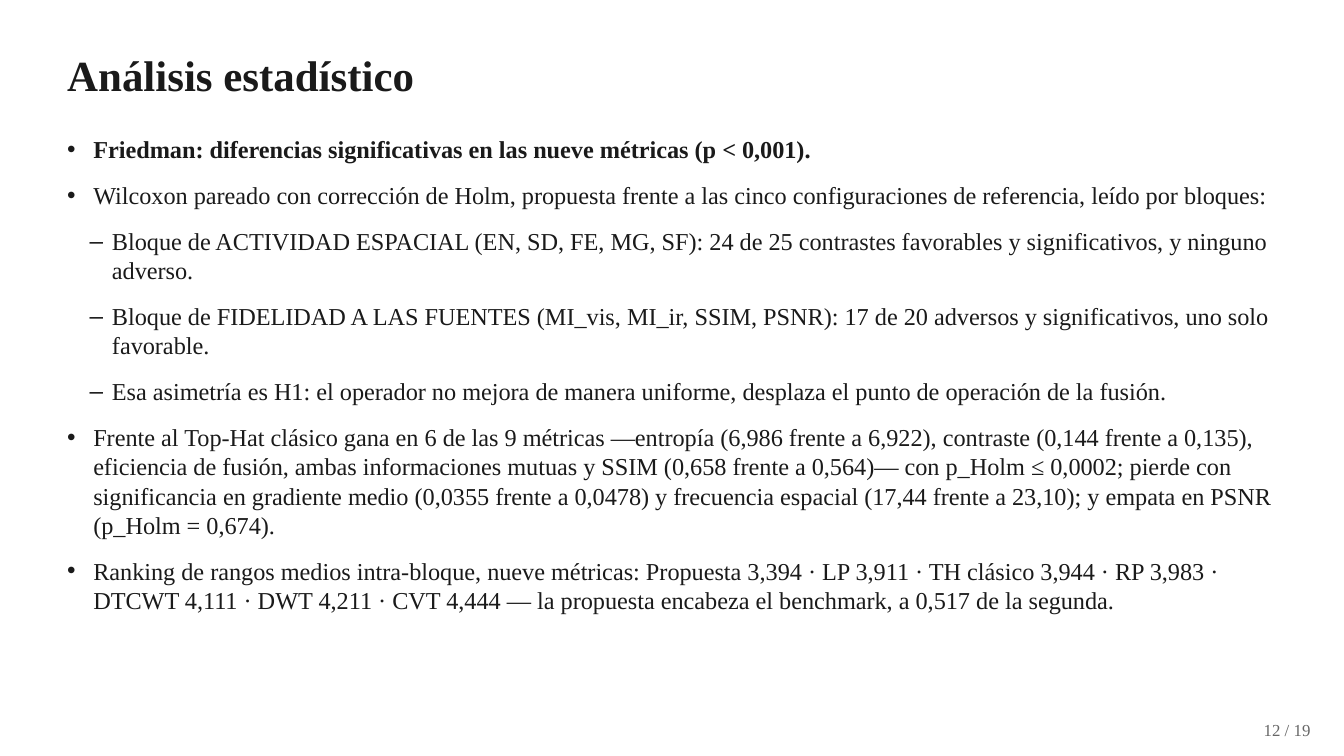
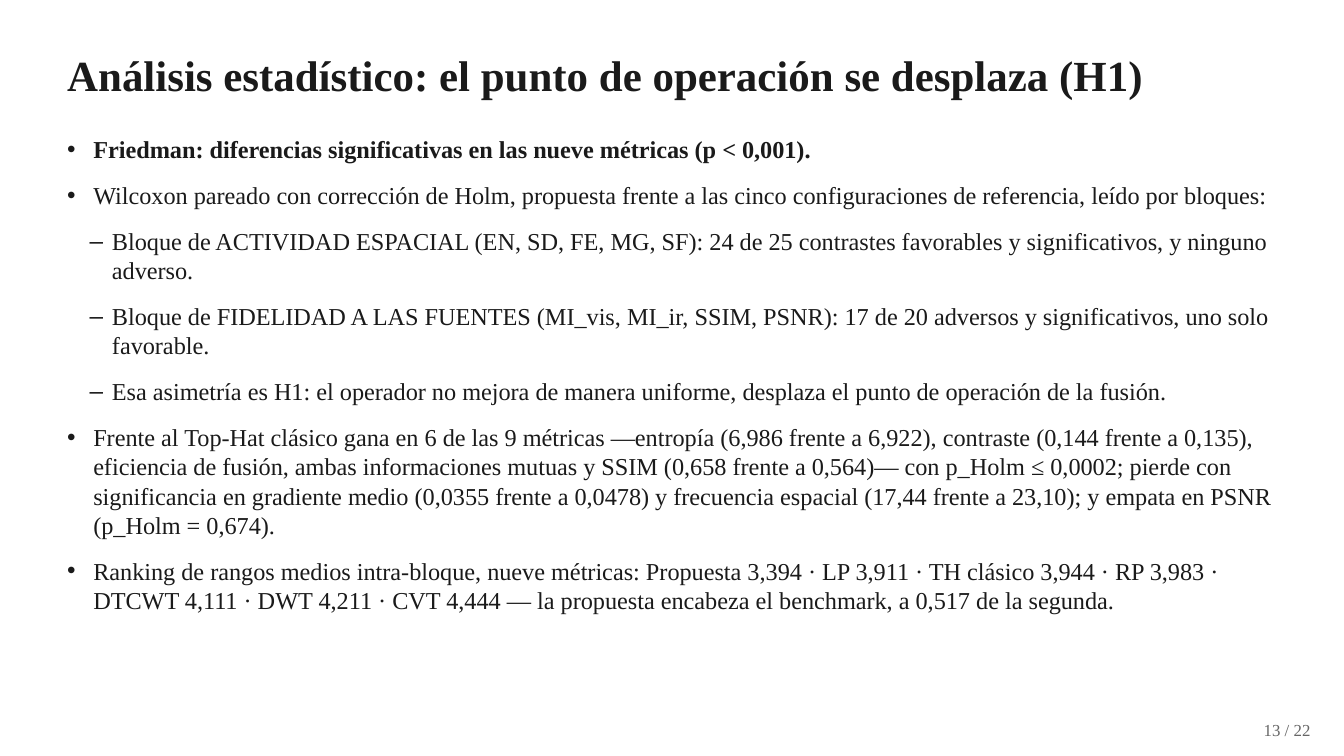
Before and after one commit to YanBajac/TFM_Fusion_Imagenes_Propuesta_Oficial, a slide deck: slide 13 of docs/Tesis_Defensa_Presentacion.pptx (slide 12 before the commit). Drawn at 1344x756 pixels with LibreOffice and Linux fonts; fonts in the diff are those of the drawing. Boxes give left, top, right and bottom in pixels: in the first picture for what was removed or moved away, otherwise in the second. Text is boxed around its words. In the diff, an @@ line names an element or a change of style, - is before the commit and + after.

```diff
--- a/docs/Tesis_Defensa_Presentacion.pptx
+++ b/docs/Tesis_Defensa_Presentacion.pptx
@@ text at (67, 61, 1142, 100): text changed @@
-Análisis estadístico
+Análisis estadístico: el punto de operación se desplaza (H1)
@@ text at (1264, 725, 1311, 736): text changed @@
-12 / 19
+13 / 22
```
Also in this commit, not shown: 15 other slides changed, 5 slides added, 1 slide removed, 3 other files.
